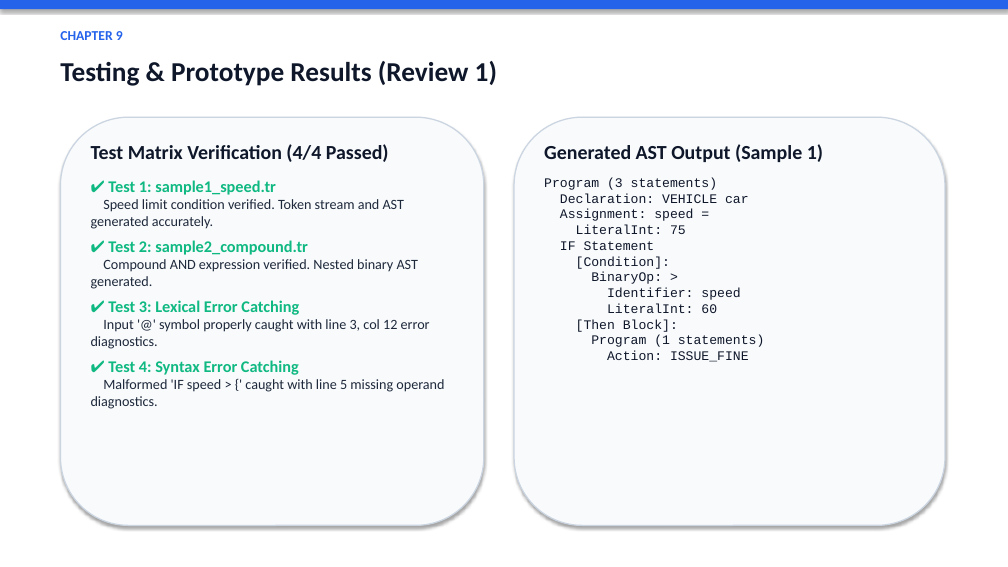
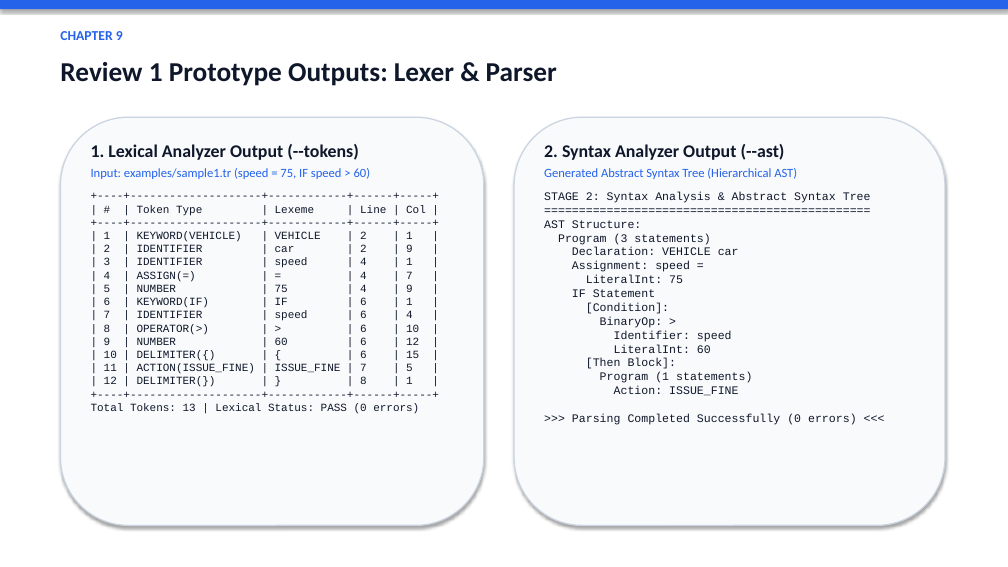
Before and after one commit to 71percentbanana/MQL, a slide deck: slide 11 of TrafficRule_Presentation.pptx. Drawn at 1008x567 pixels with LibreOffice and Linux fonts; fonts in the diff are those of the drawing. Boxes give left, top, right and bottom in pixels: in the first picture for what was removed or moved away, otherwise in the second. Text is boxed around its words. In the diff, an @@ line names an element or a change of style, - is before the commit and + after.

Commit message:
Make title slide white and focus Chapter 9 prototype outputs strictly on Lexer and Parser

```diff
--- a/TrafficRule_Presentation.pptx
+++ b/TrafficRule_Presentation.pptx
@@ text at [60,62,557,86]: text changed @@
-Testing & Prototype Results (Review 1)
+Review 1 Prototype Outputs: Lexer & Parser
@@ text at [91,144,426,414]: text changed; size 13.5 to 10.5 pt; font Calibri to Courier New; text colour #1E293B to #0F172A @@
-Test Matrix Verification (4/4 Passed)
-✔ Test 1: sample1_speed.tr
-Speed limit condition verified. Token stream and AST generated accurately.
-✔ Test 2: sample2_compound.tr
-Compound AND expression verified. Nested binary AST generated.
-✔ Test 3: Lexical Error Catching
-Input '@' symbol properly caught with line 3, col 12 error diagnostics.
-✔ Test 4: Syntax Error Catching
-Malformed 'IF speed > {' caught with line 5 missing operand diagnostics.
+1. Lexical Analyzer Output (--tokens)
+Input: examples/sample1.tr (speed = 75, IF speed > 60)
++----+--------------------+------------+------+-----+
+| # | Token Type | Lexeme | Line | Col |
++----+--------------------+------------+------+-----+
+| 1 | KEYWORD(VEHICLE) | VEHICLE | 2 | 1 |
+| 2 | IDENTIFIER | car | 2 | 9 |
+| 3 | IDENTIFIER | speed | 4 | 1 |
+| 4 | ASSIGN(=) | = | 4 | 7 |
+| 5 | NUMBER | 75 | 4 | 9 |
+| 6 | KEYWORD(IF) | IF | 6 | 1 |
+| 7 | IDENTIFIER | speed | 6 | 4 |
+| 8 | OPERATOR(>) | > | 6 | 10 |
+| 9 | NUMBER | 60 | 6 | 12 |
+| 10 | DELIMITER({) | { | 6 | 15 |
+| 11 | ACTION(ISSUE_FINE) | ISSUE_FINE | 7 | 5 |
+| 12 | DELIMITER(}) | } | 8 | 1 |
++----+--------------------+------------+------+-----+
+Total Tokens: 13 | Lexical Status: PASS (0 errors)
@@ text at [544,144,871,425]: text changed; size 12.5 to 11 pt @@
-Generated AST Output (Sample 1)
-Program (3 statements)
-Declaration: VEHICLE car
-Assignment: speed =
-LiteralInt: 75
-IF Statement
-[Condition]:
-BinaryOp: >
-Identifier: speed
-LiteralInt: 60
-[Then Block]:
-Program (1 statements)
-Action: ISSUE_FINE
+2. Syntax Analyzer Output (--ast)
+Generated Abstract Syntax Tree (Hierarchical AST)
+STAGE 2: Syntax Analysis & Abstract Syntax Tree
+===============================================
+AST Structure:
+Program (3 statements)
+Declaration: VEHICLE car
+Assignment: speed =
+LiteralInt: 75
+IF Statement
+[Condition]:
+BinaryOp: >
+Identifier: speed
+LiteralInt: 60
+[Then Block]:
+Program (1 statements)
+Action: ISSUE_FINE
+>>> Parsing Completed Successfully (0 errors) <<<
```
Also in this commit, not shown: 2 other slides changed, 1 slide added, 1 other file.
